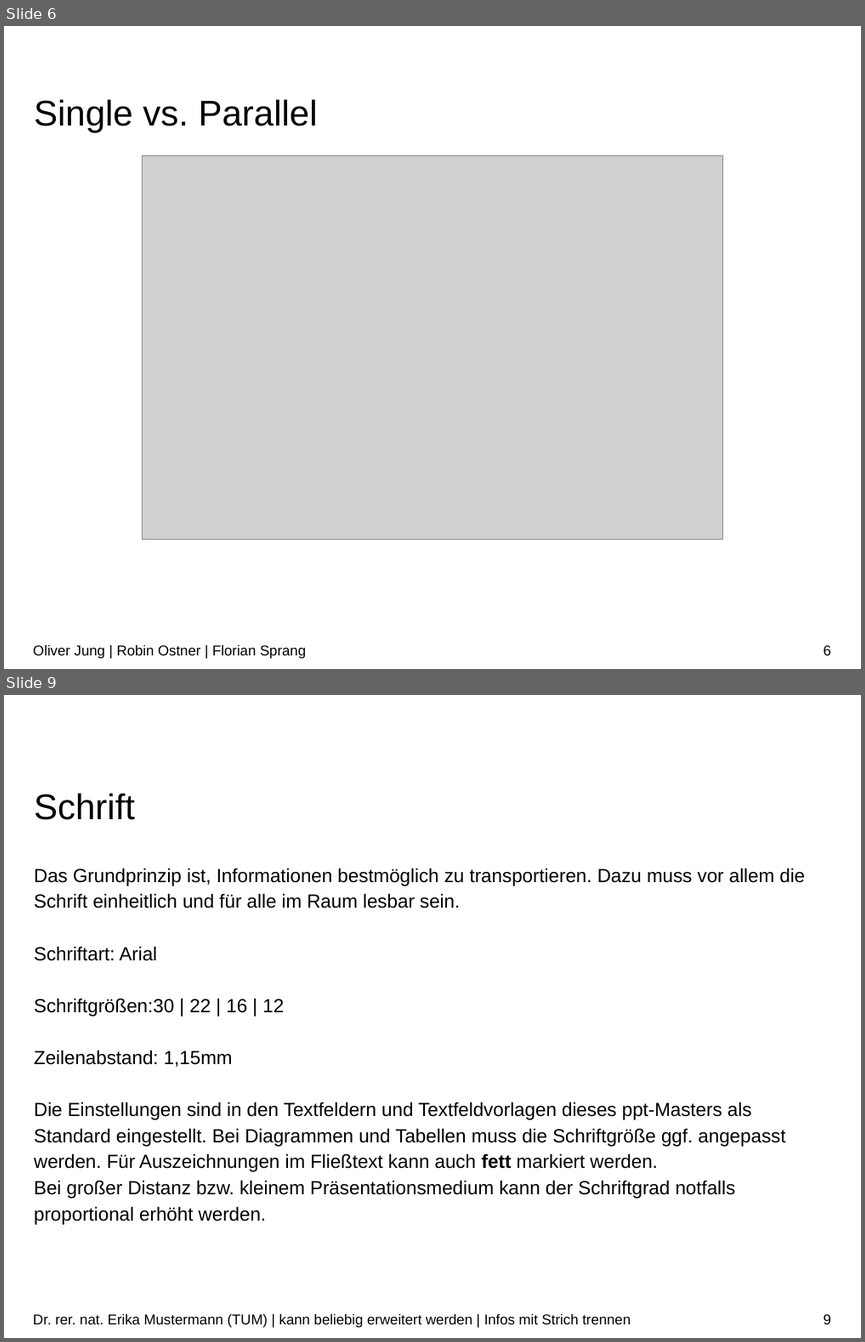
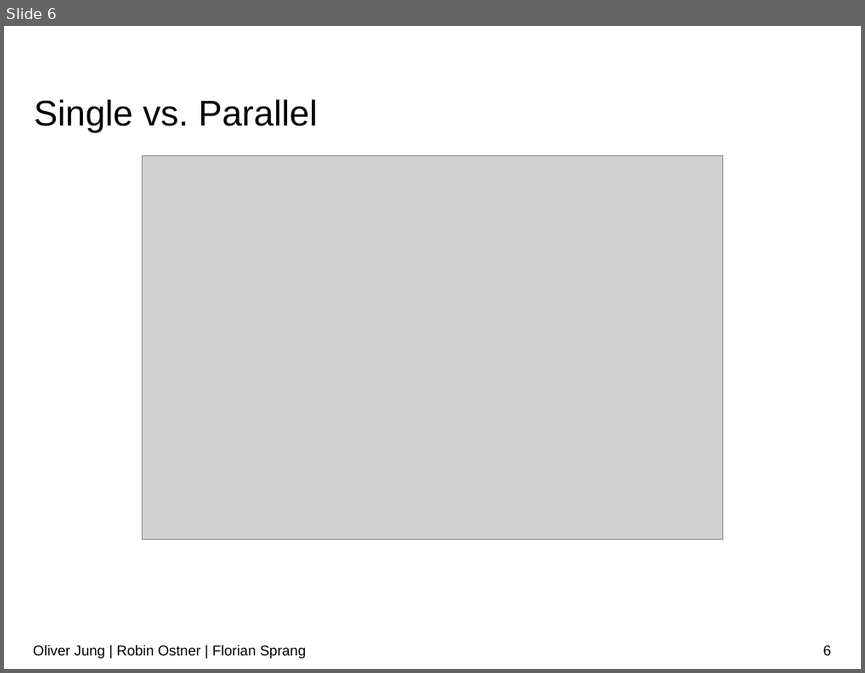
Before and after one commit to RobinOstner/IMGe, a slide deck: DONT TOUCH THIS !!!!!!!!!!!/Abgabe/Präsentation.pptx. Shown one above the other, each under a label of ours: slides 6 and 9 before the commit, slide 6 after it; the slides between them are not shown. The pictures are 865x1342 and 865x673 pixels, drawn with LibreOffice and Linux fonts; fonts in the diff are those of the drawing; grey boxes stand for pictures; background and template pictures are left out. Boxes give left, top, right and bottom in pixels: in the first picture for what was removed or moved away, otherwise in the second. Text is boxed around its words. In the diff, an @@ line names an element or a change of style, - is before the commit and + after.

```diff
--- a/DONT TOUCH THIS !!!!!!!!!!!/Abgabe/Präsentation.pptx
+++ b/DONT TOUCH THIS !!!!!!!!!!!/Abgabe/Präsentation.pptx
@@ slide 9 removed at <box>4,695,861,1338</box>, background #FFFFFF @@
@@ title removed at <box>34,793,135,820</box> @@
-Schrift
@@ text removed at <box>34,868,805,1225</box> @@
-Das Grundprinzip ist, Informationen bestmöglich zu transportieren. Dazu muss vor allem die Schrift einheitlich und für alle im Raum lesbar sein.
-Schriftart: Arial
-Schriftgrößen:30 | 22 | 16 | 12
-Zeilenabstand: 1,15mm
-Die Einstellungen sind in den Textfeldern und Textfeldvorlagen dieses ppt-Masters als Standard eingestellt. Bei Diagrammen und Tabellen muss die Schriftgröße ggf. angepasst werden. Für Auszeichnungen im Fließtext kann auch fett markiert werden.
-Bei großer Distanz bzw. kleinem Präsentationsmedium kann der Schriftgrad notfalls proportional erhöht werden.
@@ text removed at <box>33,1314,630,1327</box> @@
-Dr. rer. nat. Erika Mustermann (TUM) | kann beliebig erweitert werden | Infos mit Strich trennen
@@ page number removed at <box>823,1314,831,1324</box> @@
-9
```
Also in this commit, not shown: 3 slides changed, 17 other slides removed.
